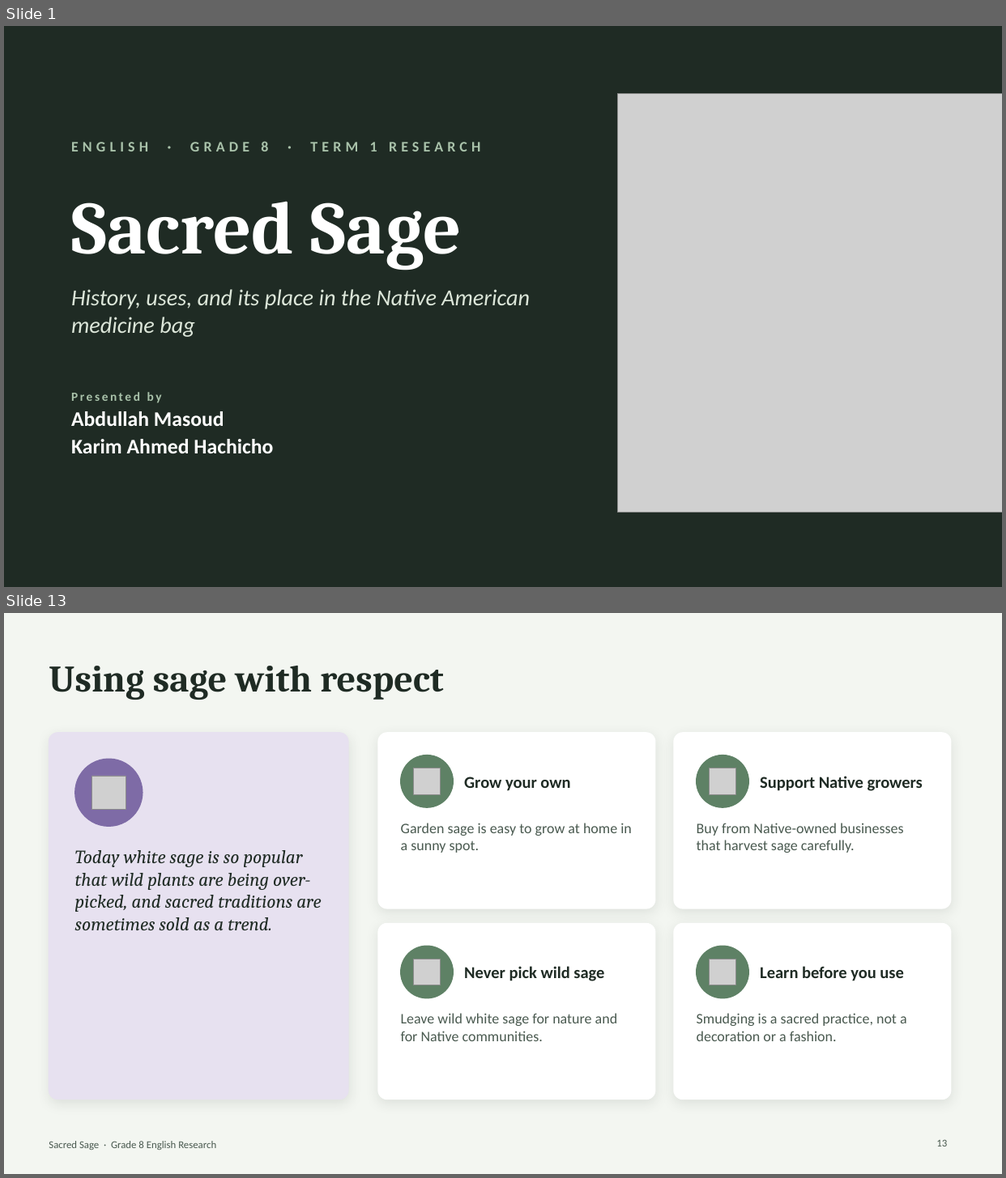
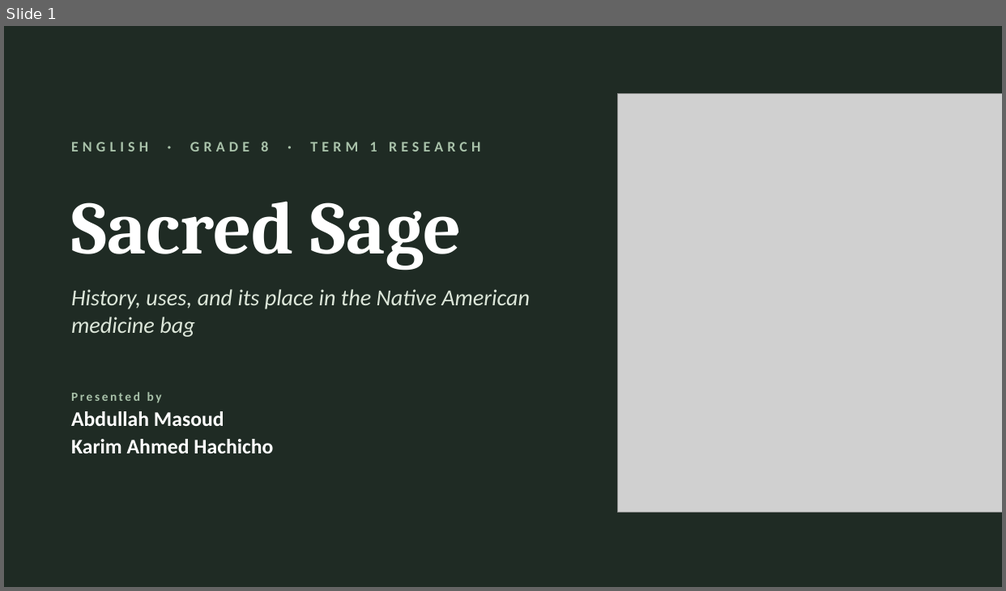
Before and after one commit to badri721Aa/HI, a slide deck: sage-presentation/Sage_Research_Abdullah_Masoud_Karim_Ahmed_Hachicho.pptx. Shown one above the other, each under a label of ours: slides 1 and 13 before the commit, slide 1 after it; the slides between them are not shown. The pictures are 1006x1178 and 1006x591 pixels, drawn with LibreOffice and Linux fonts; fonts in the diff are those of the drawing; grey boxes stand for pictures. Boxes give left, top, right and bottom in pixels: in the first picture for what was removed or moved away, otherwise in the second. Text is boxed around its words. In the diff, an @@ line names an element or a change of style, - is before the commit and + after.

```diff
--- a/sage-presentation/Sage_Research_Abdullah_Masoud_Karim_Ahmed_Hachicho.pptx
+++ b/sage-presentation/Sage_Research_Abdullah_Masoud_Karim_Ahmed_Hachicho.pptx
@@ slide 13 removed at (4, 613, 1002, 1174), background #F3F6F1 @@
@@ title removed at (49, 666, 443, 700) @@
-Using sage with respect
@@ rounded rectangle removed at (49, 733, 348, 1100) @@
@@ rounded rectangle removed at (378, 733, 655, 909) @@
@@ rounded rectangle removed at (674, 733, 951, 909) @@
@@ ellipse removed at (401, 756, 454, 807) @@
@@ ellipse removed at (697, 756, 749, 807) @@
@@ ellipse removed at (75, 759, 143, 826) @@
@@ picture removed at (92, 776, 126, 809) @@
@@ picture removed at (414, 769, 440, 795) @@
@@ text removed at (464, 777, 570, 791) @@
-Grow your own
@@ picture removed at (710, 769, 736, 795) @@
@@ text removed at (760, 776, 923, 791) @@
-Support Native growers
@@ text removed at (401, 823, 632, 853) @@
-Garden sage is easy to grow at home in a sunny spot.
@@ text removed at (697, 823, 904, 853) @@
-Buy from Native-owned businesses that harvest sage carefully.
@@ text removed at (75, 850, 321, 931) @@
-Today white sage is so popular that wild plants are being over-picked, and sacred traditions are sometimes sold as a trend.
@@ rounded rectangle removed at (378, 924, 655, 1100) @@
@@ rounded rectangle removed at (674, 924, 951, 1100) @@
@@ ellipse removed at (401, 946, 454, 999) @@
@@ ellipse removed at (697, 946, 749, 999) @@
@@ picture removed at (414, 959, 440, 985) @@
@@ text removed at (464, 966, 604, 982) @@
-Never pick wild sage
@@ picture removed at (710, 959, 736, 985) @@
@@ text removed at (760, 966, 903, 982) @@
-Learn before you use
@@ text removed at (401, 1013, 617, 1041) @@
-Leave wild white sage for nature and for Native communities.
@@ text removed at (697, 1013, 907, 1041) @@
-Smudging is a sacred practice, not a decoration or a fashion.
@@ text removed at (49, 1141, 216, 1150) @@
-Sacred Sage · Grade 8 English Research
@@ page number removed at (936, 1139, 947, 1147) @@
-13
```
Also in this commit, not shown: 2 slides changed, 1 slide added, 11 other slides removed.
